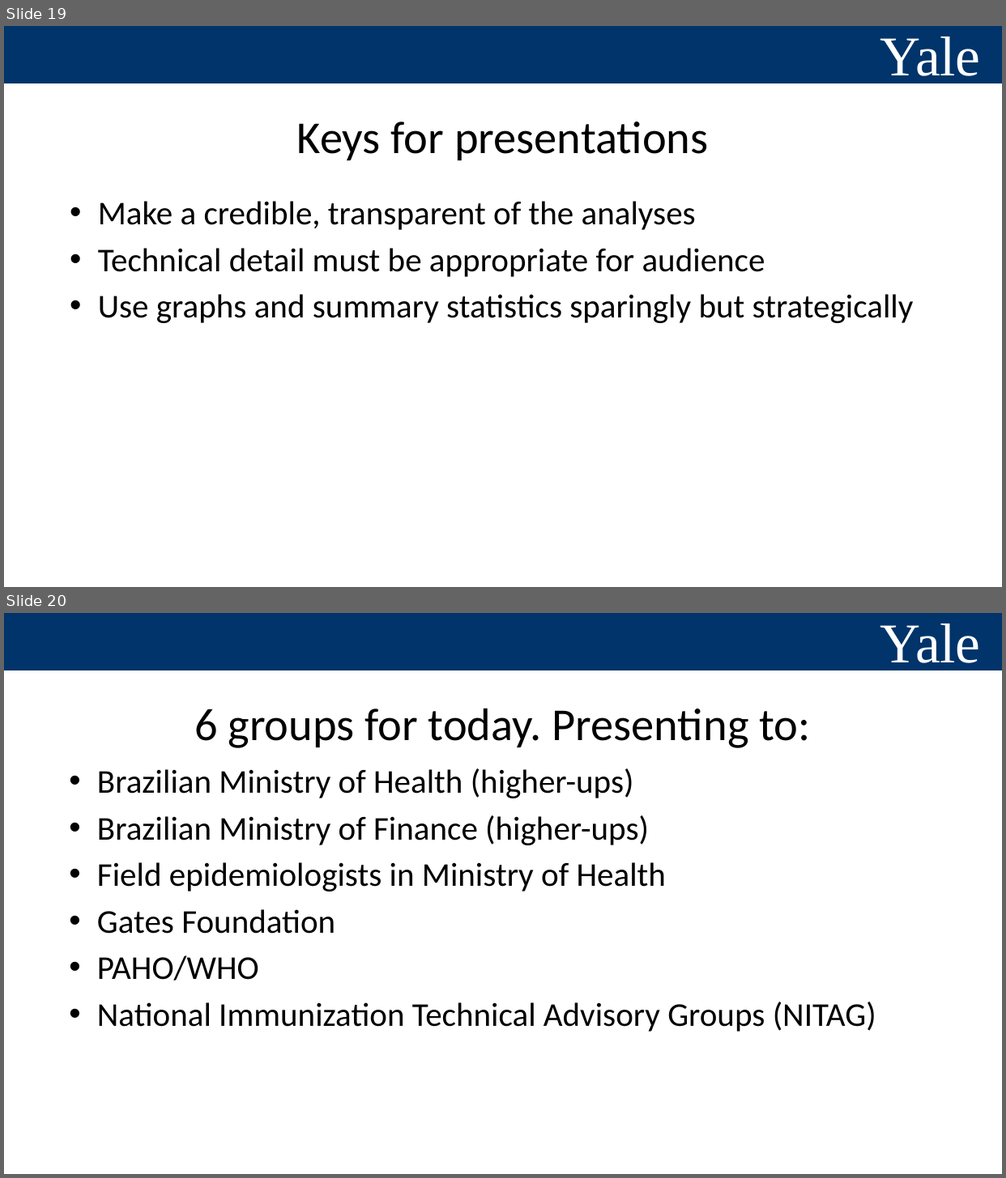
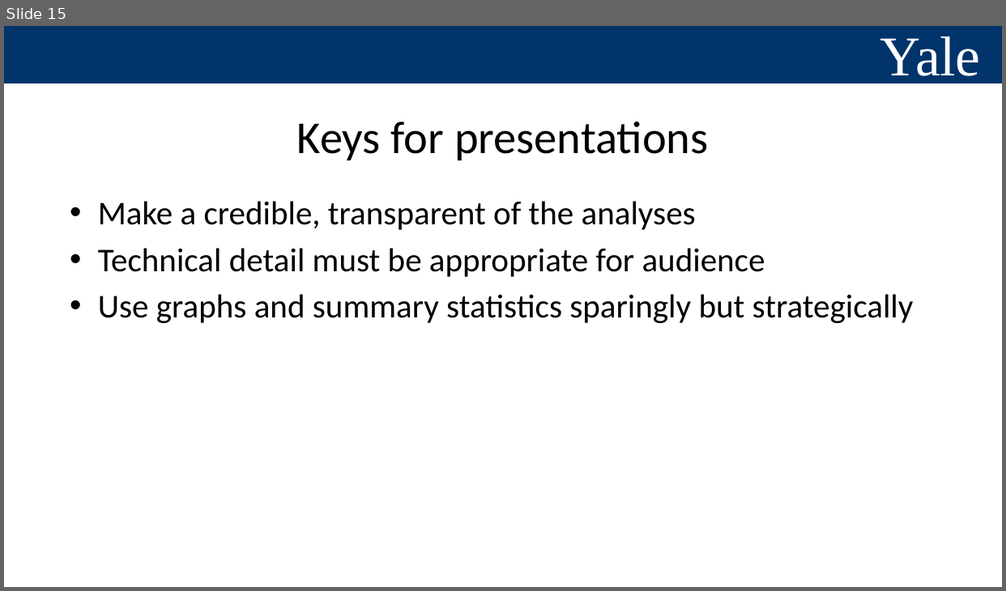
Before and after one commit to YalePublicHealthSurveillance/YaleIntroPublicHealthSurveillance.github.io, a slide deck: Slides/presenting results.pptx. Shown one above the other, each under a label of ours: slides 19 and 20 before the commit, slide 15 after it. The pictures are 1006x1178 and 1006x591 pixels, drawn with LibreOffice and Linux fonts; fonts in the diff are those of the drawing. Boxes give left, top, right and bottom in pixels: in the first picture for what was removed or moved away, otherwise in the second. Text is boxed around its words. In the diff, an @@ line names an element or a change of style, - is before the commit and + after.

```diff
--- a/Slides/presenting results.pptx
+++ b/Slides/presenting results.pptx
@@ slide 20 removed at (4, 613, 1002, 1174), background #FFFFFF; not listed: 3 template elements that a slide beside it also shows @@
@@ title removed at (194, 708, 810, 748) @@
-6 groups for today. Presenting to:
@@ text removed at (97, 769, 876, 1032) @@
-• Brazilian Ministry of Health (higher-ups)
-• Brazilian Ministry of Finance (higher-ups)
-• Field epidemiologists in Ministry of Health
-• Gates Foundation
-• PAHO/WHO
-• National Immunization Technical Advisory Groups (NITAG)
@@ what was slide 19 is now slide 15 @@
```
Also in this commit, not shown: 1 slide changed, 1 slide added, 6 other slides removed, 2 other files.
